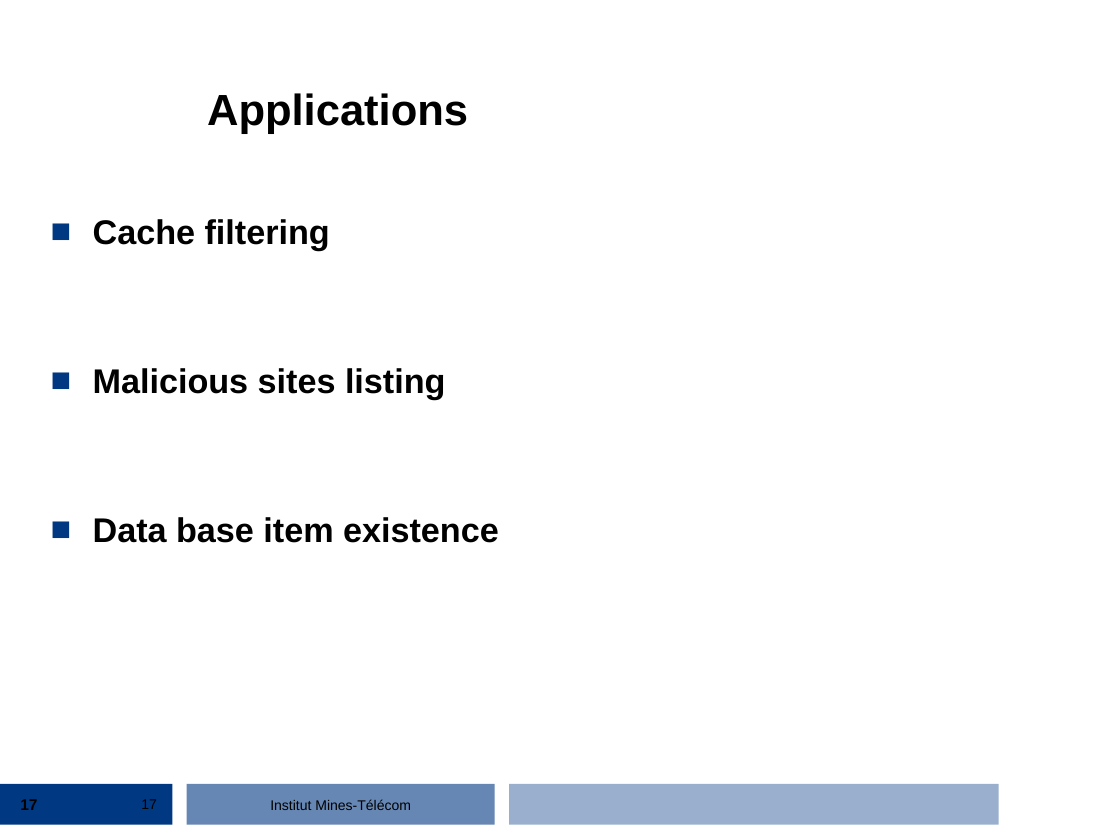
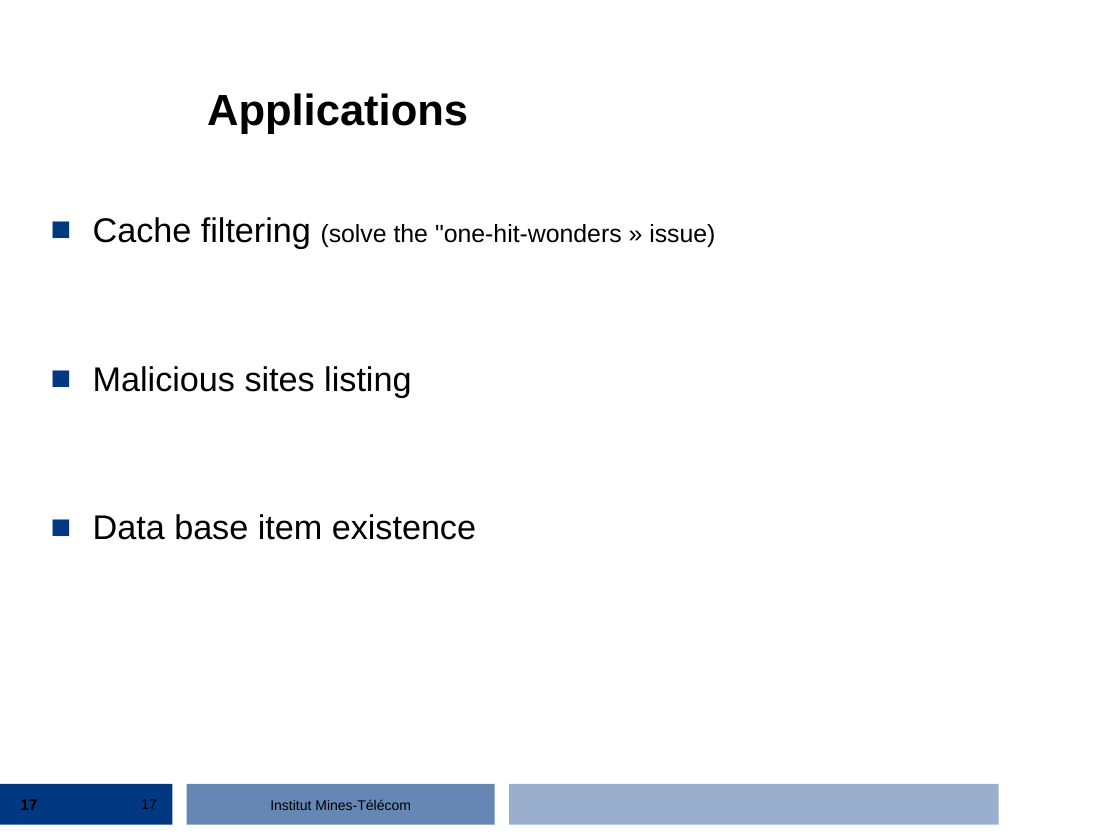
Before and after one commit to streaming-algorithms/bloom_filter, a slide deck: slide 17 of 1_bloom_filter.ppt. Drawn at 1120x840 pixels with LibreOffice and Linux fonts; fonts in the diff are those of the drawing; background and template pictures are left out. Boxes give left, top, right and bottom in pixels: in the first picture for what was removed or moved away, otherwise in the second. Text is boxed around its words. In the diff, an @@ line names an element or a change of style, - is before the commit and + after.

Commit message:
update applications slide

```diff
--- a/1_bloom_filter.ppt
+++ b/1_bloom_filter.ppt
@@ text at (93, 217, 715, 248): text changed; size 22 to 16 pt; bold off @@
-■ Cache filtering
+■ Cache filtering (solve the "one-hit-wonders » issue)
@@ text at (93, 366, 476, 540): bold off in "Malicious sites listing", "Data base item existence" @@
```
